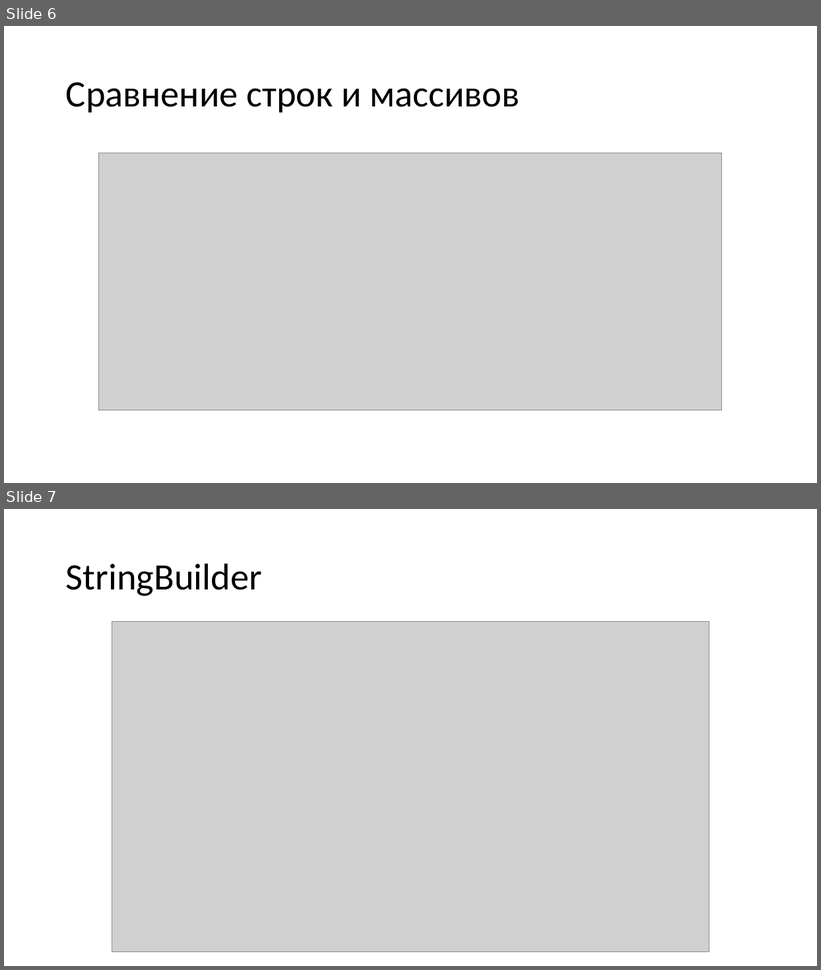
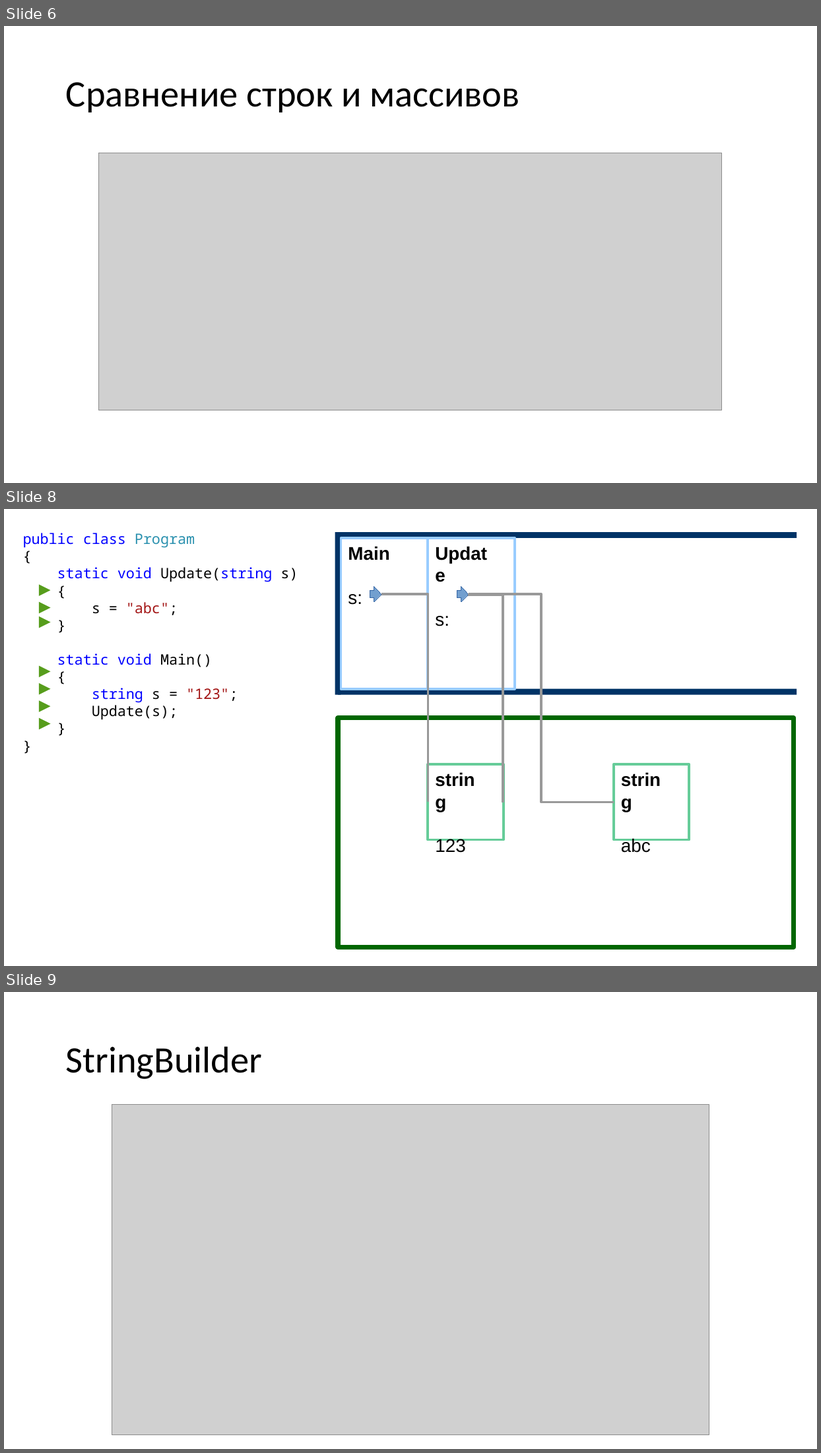
Before and after one commit to OrlovAndrei/RKIS, a slide deck: Занятие 5/Лекция 5.pptx. Shown one above the other, each under a label of ours: slides 6 and 7 before the commit, slides 6, 8 and 9 after it; the slides between them are not shown. The pictures are 821x970 and 821x1453 pixels, drawn with LibreOffice and Linux fonts; fonts in the diff are those of the drawing; grey boxes stand for pictures. Boxes give left, top, right and bottom in pixels: in the first picture for what was removed or moved away, otherwise in the second. Text is boxed around its words. In the diff, an @@ line names an element or a change of style, - is before the commit and + after.

```diff
--- a/Занятие 5/Лекция 5.pptx
+++ b/Занятие 5/Лекция 5.pptx
@@ slide 8 added at <box>4,509,817,966</box>, background #FFFFFF @@
@@ text added at <box>23,533,298,720</box>, 16.9 pt, text #0000FF @@
+public class Program
+{
+static void Update(string s)
+{
+s = "abc";
+}
+static void Main()
+{
+string s = "123";
+Update(s);
+}
+}
@@ freeform shape added at <box>335,532,341,695</box>, fill #003366 @@
@@ freeform shape added at <box>338,532,797,538</box>, fill #003366 @@
@@ freeform shape added at <box>341,538,428,690</box>, outline #99CCFF 2.83 pt @@
@@ text added at <box>348,546,389,605</box>, 21.8 pt, text #000000, bold @@
+Main
+s:
@@ freeform shape added at <box>428,538,516,690</box>, outline #99CCFF 2.83 pt @@
@@ freeform shape added at <box>39,585,50,596</box>, fill #579D1C @@
@@ freeform shape added at <box>370,586,382,601</box>, fill #729FCF, outline #3465A4 0 pt @@
@@ freeform shape added at <box>457,586,469,601</box>, fill #729FCF, outline #3465A4 0 pt @@
@@ freeform shape added at <box>39,601,50,613</box>, fill #579D1C @@
@@ elbow line added from (382, 594) to (428, 803), #999999 2.83 pt @@
@@ elbow line added from (468, 595) to (503, 803), #999999 2.83 pt @@
@@ elbow line added from (469, 594) to (614, 803), #999999 2.83 pt @@
@@ freeform shape added at <box>39,617,50,628</box>, fill #579D1C @@
@@ text added at <box>435,616,450,626</box>, 21.8 pt, text #000000, bold @@
+Update
+s:
@@ freeform shape added at <box>39,666,50,677</box>, fill #579D1C @@
@@ freeform shape added at <box>39,683,50,695</box>, fill #579D1C @@
@@ freeform shape added at <box>39,700,50,712</box>, fill #579D1C @@
@@ freeform shape added at <box>338,689,797,695</box>, fill #003366 @@
@@ freeform shape added at <box>39,718,50,730</box>, fill #579D1C @@
@@ freeform shape added at <box>338,718,795,948</box>, outline #006600 5.67 pt @@
@@ freeform shape added at <box>428,764,504,840</box>, outline #66CC99 2.83 pt @@
@@ freeform shape added at <box>614,764,690,840</box>, outline #66CC99 2.83 pt @@
@@ text added at <box>435,839,465,853</box>, 21.8 pt, text #000000, bold @@
+string
+123
@@ text added at <box>621,838,651,853</box>, 21.8 pt, text #000000, bold @@
+string
+abc
@@ what was slide 7 is now slide 9 @@
```
Also in this commit, not shown: 1 slide changed, 1 other slide added.
